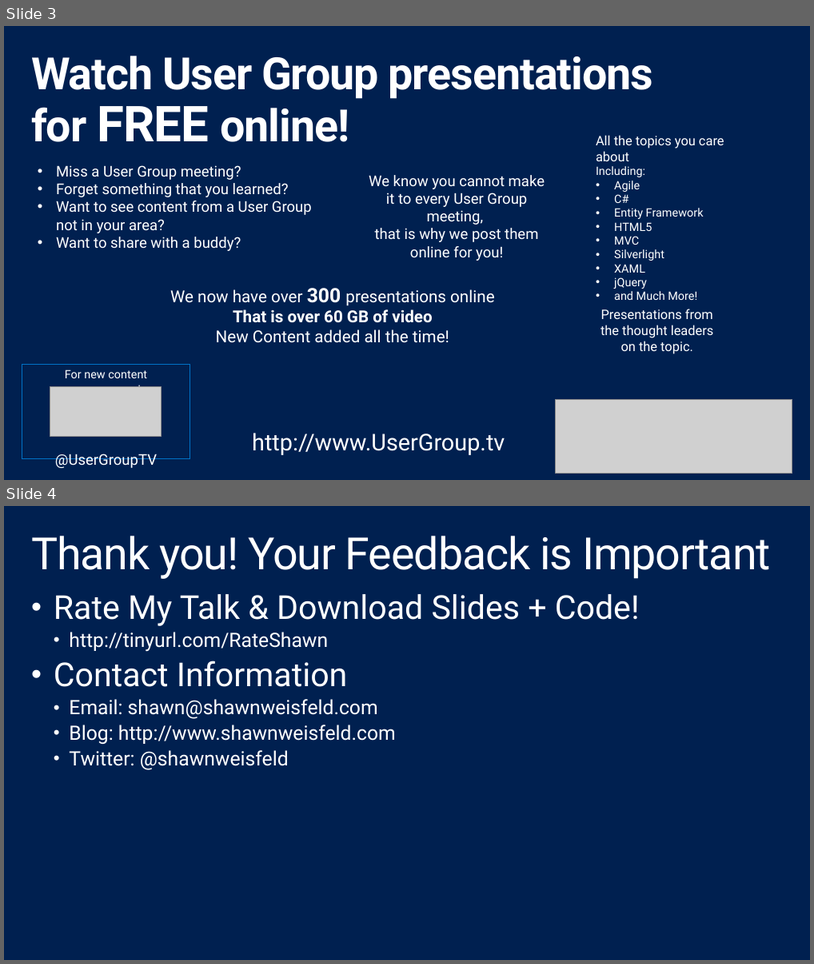
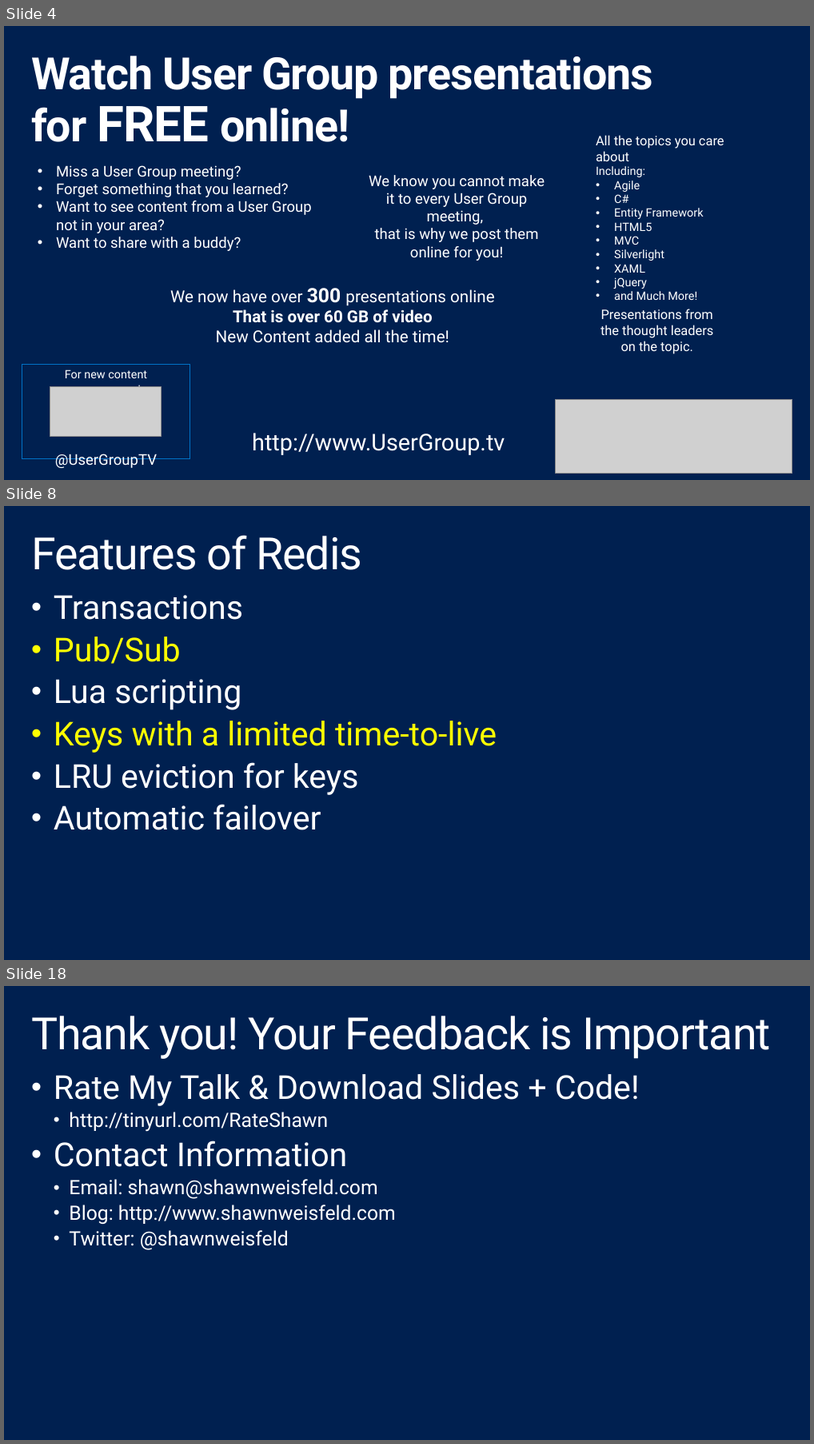
Before and after one commit to shawnweisfeld/20140815_Redis, a slide deck: Redis.pptx. Shown one above the other, each under a label of ours: slides 3 and 4 before the commit, slides 4, 8 and 18 after it; the slides between them are not shown. The pictures are 814x964 and 814x1444 pixels, drawn with LibreOffice and Linux fonts; fonts in the diff are those of the drawing; grey boxes stand for pictures; background and template pictures are left out. Boxes give left, top, right and bottom in pixels: in the first picture for what was removed or moved away, otherwise in the second. Text is boxed around its words. In the diff, an @@ line names an element or a change of style, - is before the commit and + after.

Commit message:
added simple redis examples, updated ppt

```diff
--- a/Redis.pptx
+++ b/Redis.pptx
@@ slide 8 added at bbox=[4, 506, 810, 960], background #002050 @@
@@ title added at bbox=[31, 535, 362, 570], 54 pt, text #FFFFFF @@
+Features of Redis
@@ text added at bbox=[54, 595, 497, 830], 40 pt, text #FFFFFF @@
+• Transactions
+• Pub/Sub
+• Lua scripting
+• Keys with a limited time-to-live
+• LRU eviction for keys
+• Automatic failover
@@ what was slide 3 is now slide 4 @@
@@ what was slide 4 is now slide 18 @@
```
Also in this commit, not shown: 15 other slides added, 6 other files.
